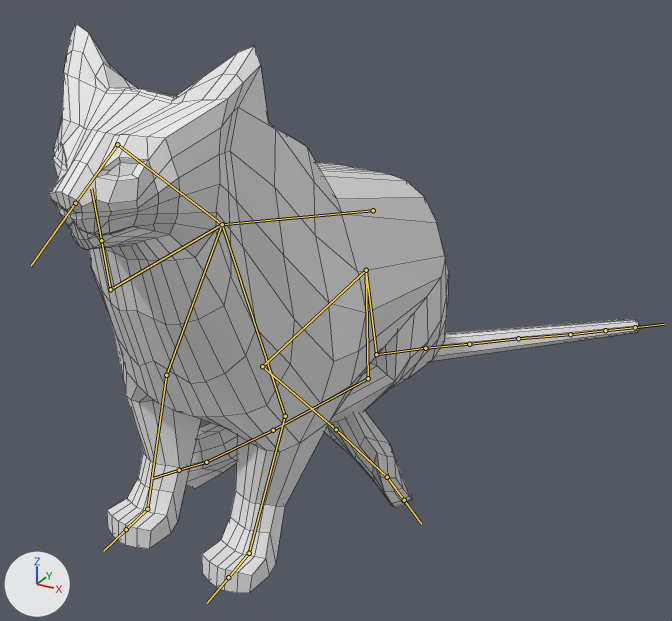
The FBX model Skeleton Fun/Assets/art/models/thicc gato.fbx as it was, and as the next commit left it.
One viewpoint serves both versions: a 50 mm lens placed at (0.277, -0.435, 0.316), pointed at (0.029, 0.015, 0.091). Every picture has the same lights, and +X, +Y and +Z are marked at lower left. Both versions are drawn at frame 40 of the action 'Armature|HUH'; the numbers are the values there. The bones that bend it are drawn over the model as lines. Mesh edges are drawn as thin lines.

In view in the first picture: 'thicc cat'.
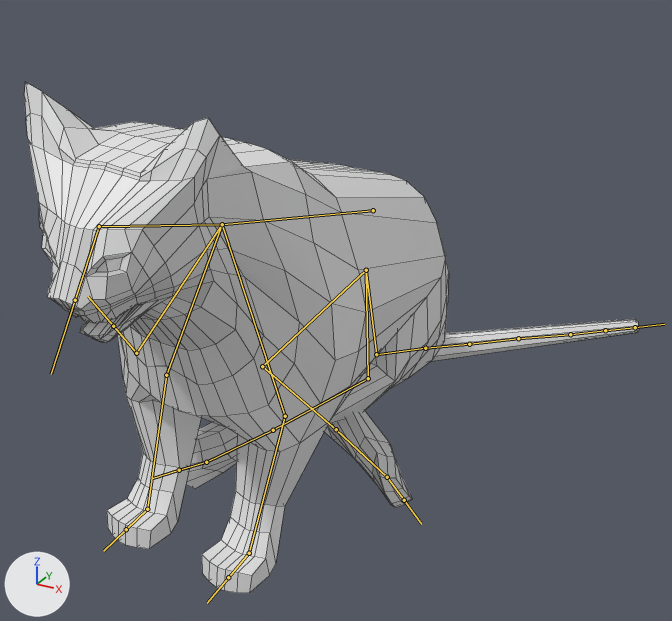
The change in detail:
Bone 'Bone.001' (bone_bone_001) turns from (0, 0, 0) to (23, 0, -1) degrees about its own x, y and z.
Bone 'Bone.003' (bone_bone_003) turns from (0, 0, 0) to (28, -1, -1) degrees about its own x, y and z.

Boxes [x1, y1, x2, y2] around the edits, measured in the pictures (672 x 621 px):
'thicc cat', posed (10% shorter)
    before: [49, 24, 639, 593]
    after: [24, 82, 639, 593]
bone 'Bone.001', root to tip
    before: (222, 224) to (117, 144)
    after: (222, 224) to (99, 226)
bone 'Bone.003', root to tip
    before: (222, 224) to (110, 289)
    after: (222, 224) to (136, 353)
